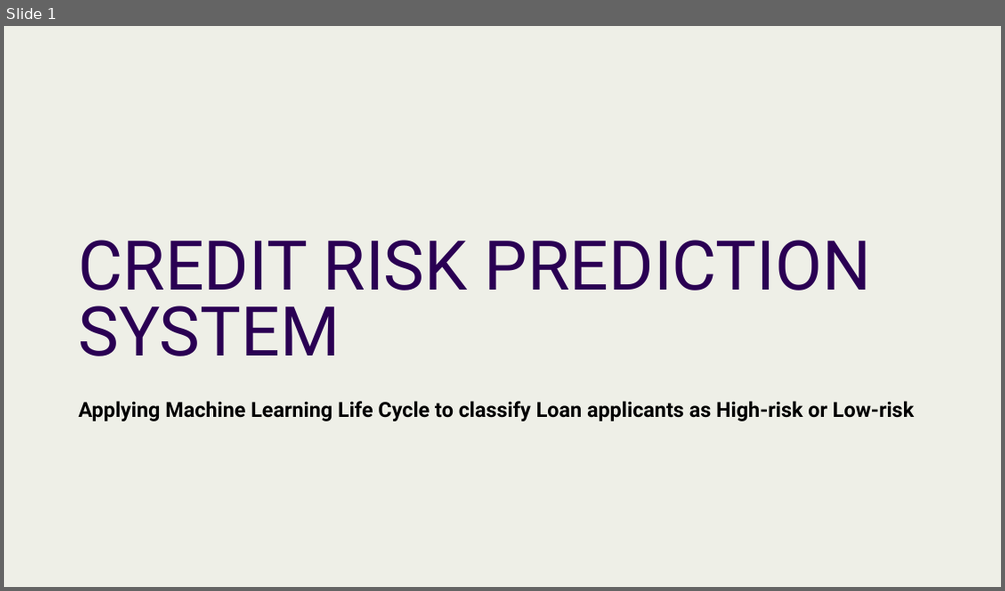
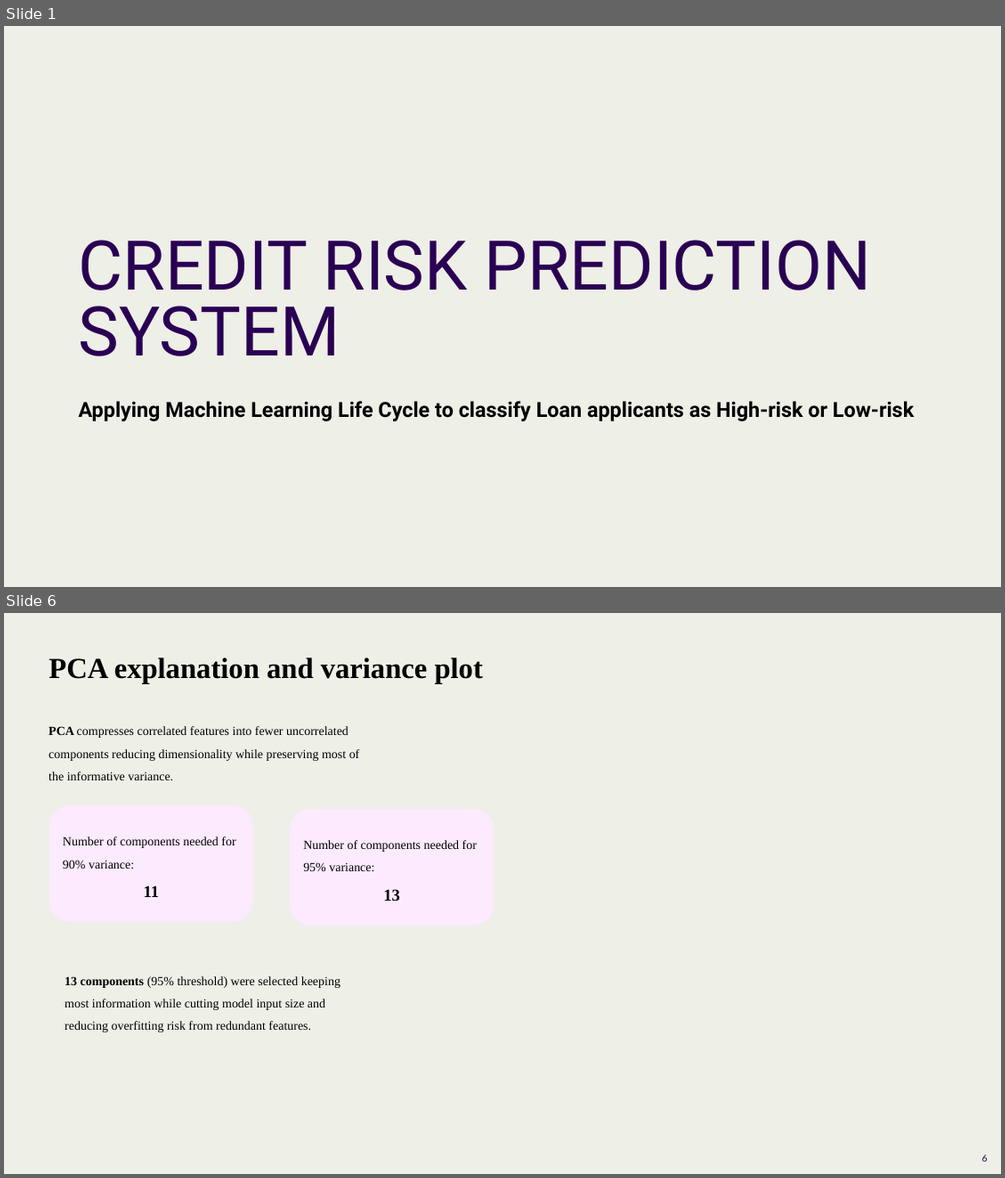
Before and after one commit to Thembelihle-tech/Credit-Risk-Prediction, a slide deck: Credit Risk Prediction System.pptx. Shown one above the other, each under a label of ours: slide 1 before the commit, slides 1 and 6 after it; the slides between them are not shown. The pictures are 1005x591 and 1005x1178 pixels, drawn with LibreOffice and Linux fonts; fonts in the diff are those of the drawing; background and template pictures are left out. Boxes give left, top, right and bottom in pixels: in the first picture for what was removed or moved away, otherwise in the second. Text is boxed around its words. In the diff, an @@ line names an element or a change of style, - is before the commit and + after.

```diff
--- a/Credit Risk Prediction System.pptx
+++ b/Credit Risk Prediction System.pptx
@@ slide 6 added at box(4, 613, 1001, 1174), background picture (left out) @@
@@ title added at box(48, 657, 483, 683), 28 pt, text #000000, bold @@
+PCA explanation and variance plot
@@ text added at box(48, 726, 360, 780), 12 pt, text #000000 @@
+PCA compresses correlated features into fewer uncorrelated components reducing dimensionality while preserving most of the informative variance.
@@ rounded rectangle added at box(49, 806, 252, 921), fill #FCEAFF, outline #FCEAFF 1 pt, 12 pt, text #000000 @@
+Number of components needed for 90% variance:
+11
@@ rounded rectangle added at box(291, 810, 493, 925), fill #FCEAFF, outline #FCEAFF 1 pt, 12 pt, text #000000 @@
+Number of components needed for 95% variance:
+13
@@ text added at box(65, 976, 340, 1032), 12 pt, text #000000 @@
+13 components (95% threshold) were selected keeping most information while cutting model input size and reducing overfitting risk from redundant features.
@@ page number added at box(982, 1154, 987, 1161), 9 pt, text #2A0053 @@
+6
```
Also in this commit, not shown: 5 other slides added, 1 slide removed, 5 other files.
